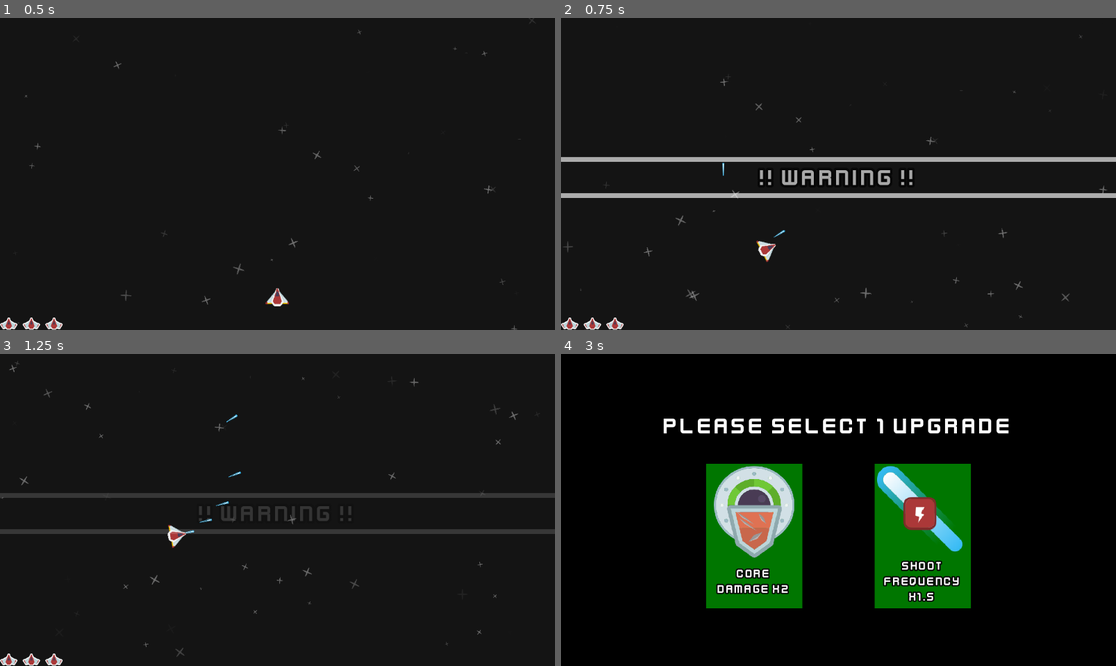
Above: before the commit, frames 1-4 (two rows, left to right).
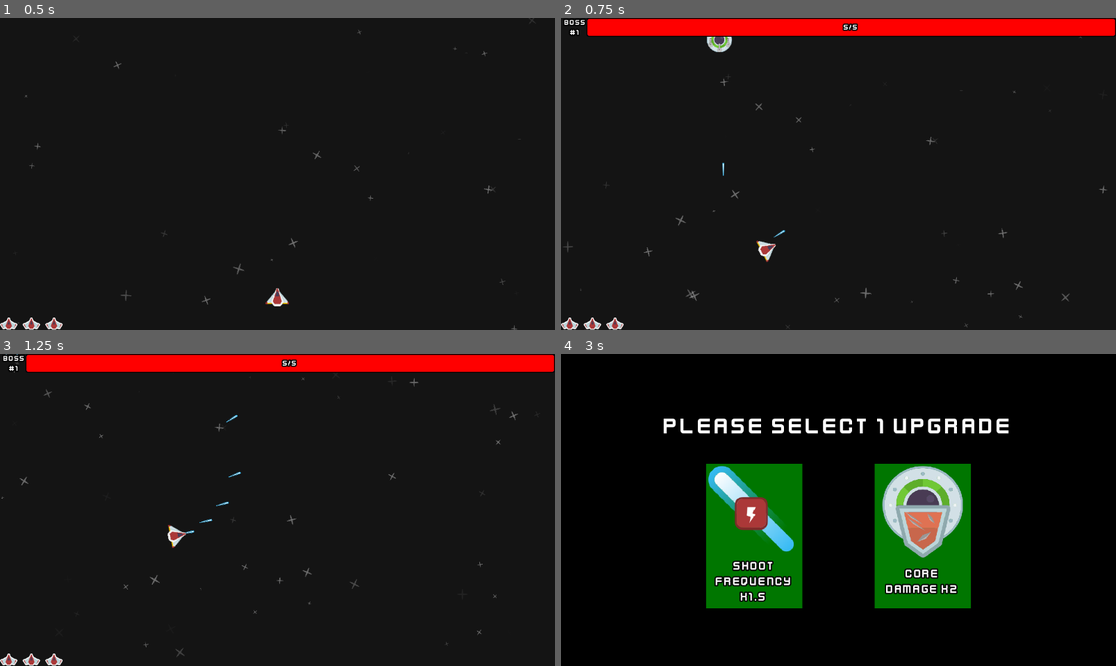
Above: after the commit, the same moments.

Repository: Noxalus/GMTK-2024
Game: Godot game, scene res://scenes/game.tscn
The game is run twice, just before and just after one commit, with the same random seed, the same clock (stepped at 60 frames per second) and the same inputs. The engine's default icon, where the game draws it, is replaced by a stand-in: a white triangle on a blue panel in a dark square.
Inputs (mouse positions are in pixels of both pictures, inside the frame that each line leads up to):
- Up to frame 1 (0.5 s): no input
- Up to frame 2 (0.75 s): move the mouse to (960, 158) at 0.52 s; press the mouse at (960, 158) at 0.53 s; hold D (move_right) from 0.53 s (still down)
- Up to frame 3 (1.25 s): keep holding D (move_right)
- Up to frame 4 (3 s): move the mouse to (727, 525) at 1.27 s; release D (move_right) at 1.28 s; release the mouse at (727, 525) at 1.28 s; hold S (move_down) 1.28-2.03 s; tap Shift (focus) at 1.35 s; click (727, 525) at 1.55 s; move the mouse to (894, 441) at 2.02 s; press the mouse at (894, 441) at 2.03 s; hold D (move_right) 2.03-2.78 s; tap Page Up (next_boss) at 2.1 s; move the mouse to (810, 572) at 2.77 s; release the mouse at (810, 572) at 2.78 s; hold Insert (choose_upgrade) from 2.78 s (still down); click (810, 572) at 2.85 s

Frame 1 is identical in both runs. In frame 2, 9.2% of the frame differs, in the area x 0-100%, y 0-58%; in frame 3, 9.0%; in frame 4, 9.1%.

Commit message:
Add new assets for boss bullets.

Diff:
--- a/forever-warning/scenes/bullets/boss_bullet.tscn
+++ b/forever-warning/scenes/bullets/boss_bullet_1.tscn
@@ -1,18 +1,18 @@
 [gd_scene load_steps=4 format=3 uid="uid://ciic2tyl3r01t"]
 
-[ext_resource type="Script" path="res://scripts/boss_bullet.gd" id="1_m1yab"]
-[ext_resource type="Texture2D" uid="uid://brb4keyhugp30" path="res://assets/sprites/bullets/bullet_01.png" id="2_wb6dl"]
+[ext_resource type="Script" path="res://scripts/boss_bullet.gd" id="1_d66dj"]
+[ext_resource type="Texture2D" uid="uid://bb5yag5wgme6p" path="res://assets/sprites/bullets/laserRed16.png" id="2_vdraj"]
 
 [sub_resource type="CircleShape2D" id="CircleShape2D_s436j"]
 radius = 2.0
 
 [node name="Bullet" type="Area2D"]
 z_index = 7
-script = ExtResource("1_m1yab")
+script = ExtResource("1_d66dj")
 
 [node name="Sprite2D" type="Sprite2D" parent="."]
 scale = Vector2(0.5, 0.5)
-texture = ExtResource("2_wb6dl")
+texture = ExtResource("2_vdraj")
 
 [node name="CollisionShape2D" type="CollisionShape2D" parent="."]
 position = Vector2(0, -11)
--- a/forever-warning/scenes/bullets/boss_bullet_2.tscn
+++ b/forever-warning/scenes/bullets/boss_bullet_2.tscn
@@ -1,5 +1,19 @@
-[gd_scene load_steps=2 format=3 uid="uid://f5bwa26du4dw"]
+[gd_scene load_steps=4 format=3 uid="uid://f5bwa26du4dw"]
 
-[ext_resource type="PackedScene" uid="uid://ciic2tyl3r01t" path="res://scenes/bullets/boss_bullet.tscn" id="1_t8k8r"]
+[ext_resource type="PackedScene" uid="uid://ciic2tyl3r01t" path="res://scenes/bullets/boss_bullet_1.tscn" id="1_t8k8r"]
+[ext_resource type="Texture2D" uid="uid://bfbuuu28dxcfn" path="res://assets/sprites/bullets/bullet_02.png" id="2_qj0fp"]
 
-[node name="Bullet" instance=ExtResource("1_t8k8r")]
+[sub_resource type="CircleShape2D" id="CircleShape2D_glj8m"]
+radius = 5.09902
+
+[node name="Bullet2" instance=ExtResource("1_t8k8r")]
+
+[node name="Sprite2D" parent="." index="0"]
+texture = ExtResource("2_qj0fp")
+
+[node name="CollisionShape2D" parent="." index="1"]
+position = Vector2(0, 0)
+shape = SubResource("CircleShape2D_glj8m")
+
+[node name="VisibleOnScreenNotifier2D" parent="." index="2"]
+scale = Vector2(0.7, 0.7)
--- a/forever-warning/scripts/boss_core.gd
+++ b/forever-warning/scripts/boss_core.gd
@@ -121,7 +121,7 @@
 	var timer := get_tree().create_timer(boss_spawn_delay)
 	await timer.timeout
 
-	#show_warnings = false
+	show_warnings = false
 
 	if show_warnings:
 		game.hud.show_warning_animation()
@@ -290,14 +290,15 @@
 	# Shoot bullet toward player
 	if game.player != null:
 		var direction = (game.player.global_position - global_position).normalized()
-		game.instantiate_bullet(global_position, direction)
+		game.instantiate_bullet(global_position, direction, 100, 1)
 	pass
 
 func shoot_bullets_in_circle(count: int):
+	var spd = game.rng().randi_range(100, 500)
 	for i:float in count:
 		var angle = ((i / count) * 360) * (PI/180.0)
 		var direction = Vector2(sin(angle), cos(angle))
-		game.instantiate_bullet(global_position, direction)
+		game.instantiate_bullet(global_position, direction, spd, 1)
 
 #endregion
 
--- a/forever-warning/scripts/game.gd
+++ b/forever-warning/scripts/game.gd
@@ -14,7 +14,11 @@
 	preload("res://scenes/boss_weapons/boss_weapon_turret.tscn")
 ]
 
-var bullet_node := preload("res://scenes/bullets/boss_bullet.tscn")
+var bullet_nodes := [
+	preload("res://scenes/bullets/boss_bullet_1.tscn"),
+	preload("res://scenes/bullets/boss_bullet_2.tscn")
+]
+
 var explosion := preload("res://scenes/fx/explosion.tscn")
 var player_explosion := preload("res://scenes/fx/player_explosion.tscn")
 
@@ -163,8 +167,8 @@
 func get_random_boss_weapon():
 	return boss_weapons[rng().randi_range(0, boss_weapons.size() - 1)]
 
-func instantiate_bullet(pos: Vector2, dir: Vector2, speed: float = 100):
-	var bullet = bullet_node.instantiate()
+func instantiate_bullet(pos: Vector2, dir: Vector2, speed: float = 100, bullet_index: int = 0):
+	var bullet = bullet_nodes[bullet_index].instantiate()
 	bullet.global_position = pos
 	bullet.set_direction(dir)
 	bullet.set_speed(speed)
Binary file added: forever-warning/assets/sprites/bullets/laserRed16.png
Not shown, added: forever-warning/assets/sprites/bullets/laserRed16.png.import
Binary file added: forever-warning/assets/sprites/weapons/spaceMissiles_007.png
Not shown, added: forever-warning/assets/sprites/weapons/spaceMissiles_007.png.import
